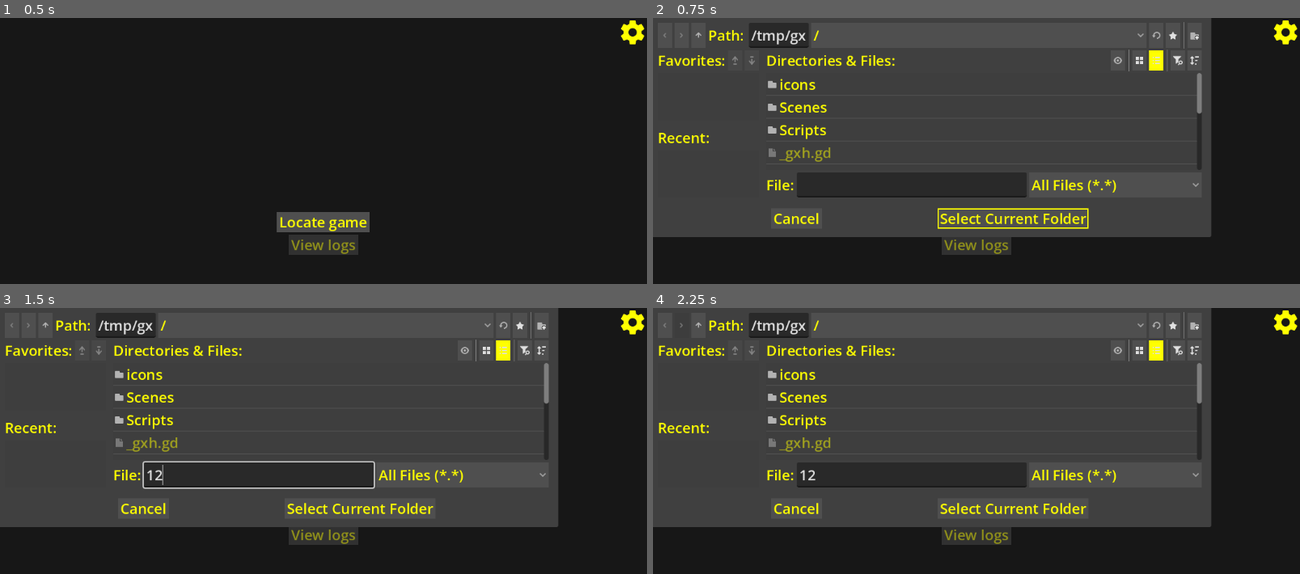
Above: before the commit, frames 1-4 (two rows, left to right).
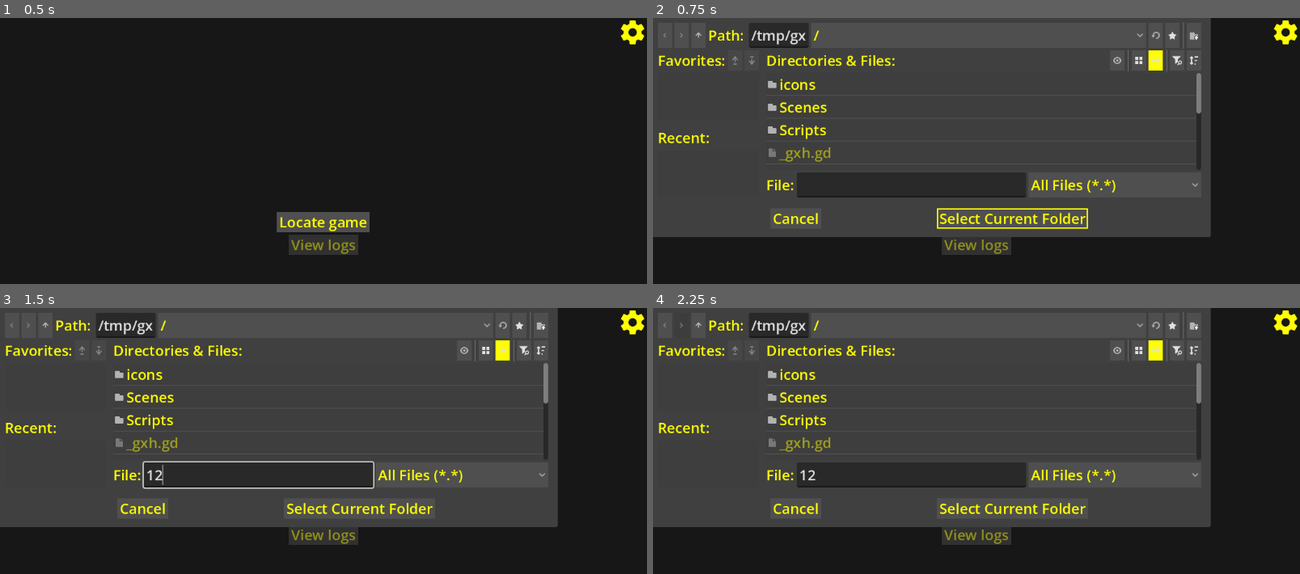
Above: after the commit, the same moments.

Repository: l1chorpe/cyberpunk-log-viewer-pe
Game: Godot game, scene res://Scenes/main_window.tscn
Two runs of this game, one before a commit and one after it. Both use one fixed random seed, a clock stepped at 60 frames per second and the inputs below.
Inputs (mouse positions are in pixels of both pictures, inside the frame that each line leads up to):
- Up to frame 1 (0.5 s): no input
- Up to frame 2 (0.75 s): click "Locate game" at 0.5 s
- Up to frame 3 (1.5 s): click (258, 475) at 1.27 s; type "12" at 1.35 s
- Up to frame 4 (2.25 s): click (678, 326) at 2 s

Frame 1 is identical in both runs. In frame 2, 0.9% of the frame differs, in the area x 18-85%, y 1-80%; in frame 3, 0.9%; in frame 4, 0.9%.

Commit message:
fix: fixed external editor path label not scrolling horizontally

Diff:
--- a/Scenes/settings_window.tscn
+++ b/Scenes/settings_window.tscn
@@ -92,13 +92,12 @@
 visible = false
 layout_mode = 2
 size_flags_horizontal = 3
-horizontal_scroll_mode = 0
+vertical_scroll_mode = 0
 
 [node name="ExtEditPathLabel" type="Label" parent="VBoxContainer/HBoxContainer/ScrollContainer" unique_id=133759336]
 unique_name_in_owner = true
 layout_mode = 2
-size_flags_horizontal = 3
-clip_text = true
+size_flags_horizontal = 4
 
 [node name="SelectEditorButton" type="Button" parent="VBoxContainer/HBoxContainer" unique_id=1672046634]
 unique_name_in_owner = true
